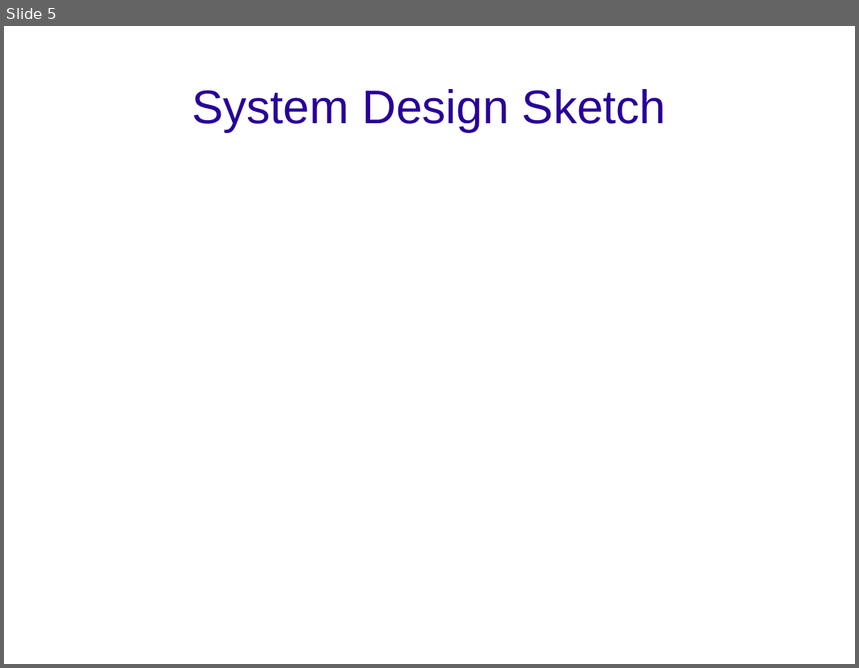
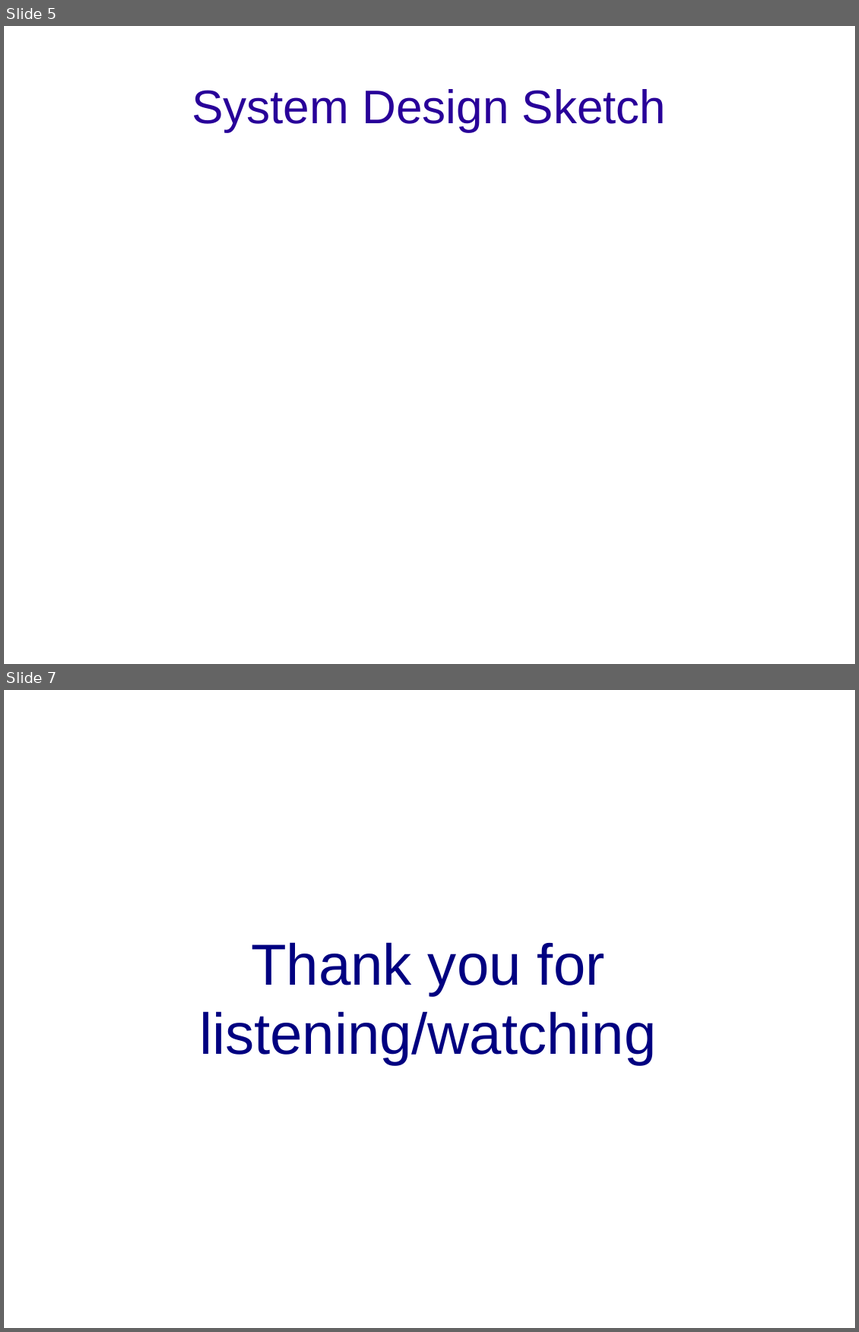
Before and after one commit to connorcook/digidiet, a slide deck: Presentations/demo1.odp. Shown one above the other, each under a label of ours: slide 5 before the commit, slides 5 and 7 after it; the slides between them are not shown. The pictures are 859x668 and 859x1332 pixels, drawn with LibreOffice and Linux fonts; fonts in the diff are those of the drawing; background and template pictures are left out. Boxes give left, top, right and bottom in pixels: in the first picture for what was removed or moved away, otherwise in the second. Text is boxed around its words. In the diff, an @@ line names an element or a change of style, - is before the commit and + after.

```diff
--- a/Presentations/demo1.odp
+++ b/Presentations/demo1.odp
@@ slide 7 added at (4,690,855,1328), background picture (left out) @@
@@ text added at (199,942,656,1065), 54 pt, text #000080 @@
+Thank you for listening/watching
```
Also in this commit, not shown: 3 slides changed, 4 other slides added, 5 slides removed.
